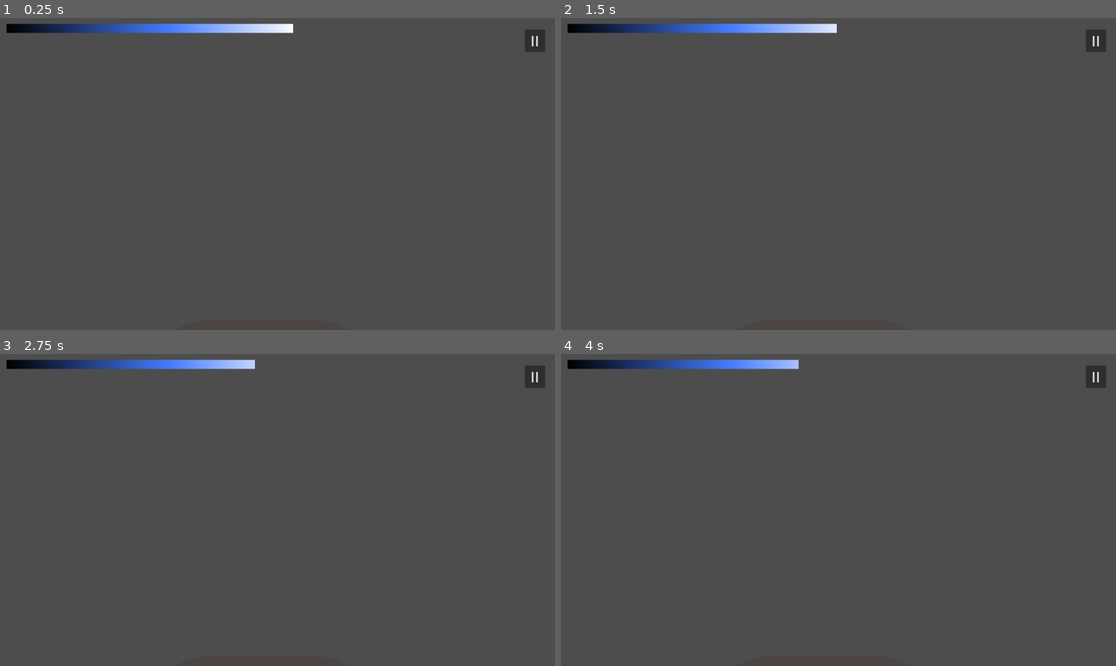
Above: before the commit, frames 1-4 (two rows, left to right).
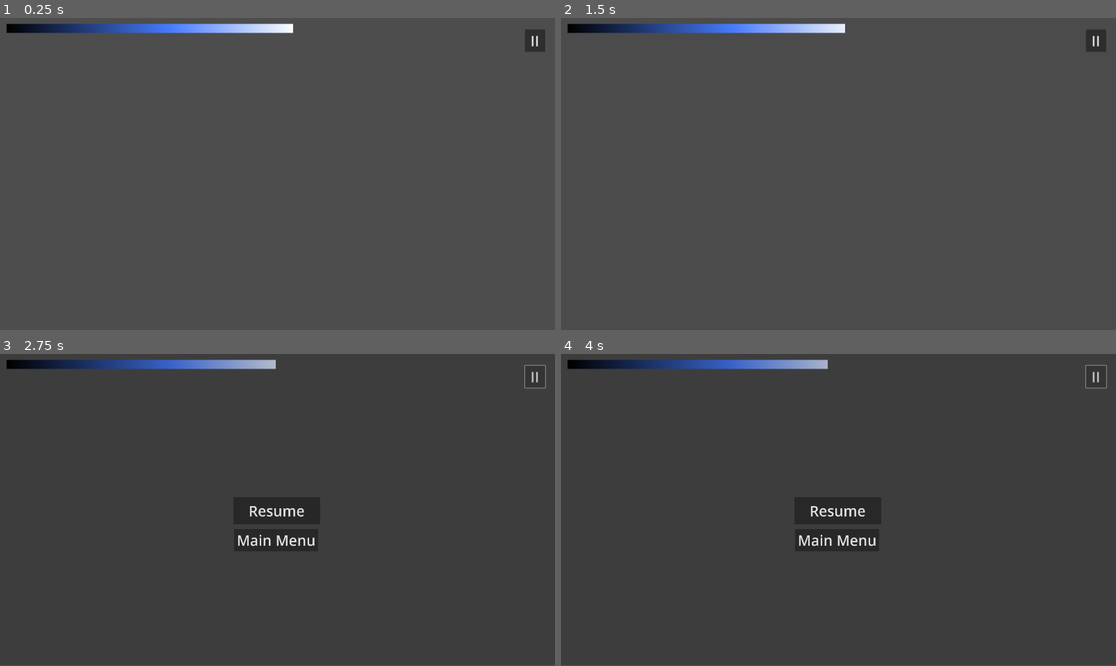
Above: after the commit, the same moments.

Repository: Inquisitor718/Casa-de-Penguin
Game: Godot game, scene res://Scenes/cocoa_splash.tscn
Same seed, same stepped clock (60 frames per second), same inputs: the game is played once before the commit and once after it. This scene is started directly instead of the project's main scene. The engine's default icon, where the game draws it, is replaced by a stand-in: a white triangle on a blue panel in a dark square.
Inputs (mouse positions are in pixels of both pictures, inside the frame that each line leads up to):
- Up to frame 1 (0.25 s): no input
- Up to frame 2 (1.5 s): click "II" at 0.5 s; click (838, 174) at 1.25 s, where only the run after the commit has a clickable "Resume"
- Up to frame 3 (2.75 s): click "II" at 2 s
- Up to frame 4 (4 s): click (838, 510) at 2.75 s, where only the run after the commit has a clickable "Resume"; click "II" at 3.5 s

The runs differ from the first frame. In frame 2, less than 0.1% of the frame differs, in the area x 49-52%, y 1-5%; in frame 3, 3.5%, in the area x 14-99%, y 1-64%; in frame 4, 3.4%.

Commit message:
cocoa wala transition

Diff:
--- a/casa-de-penguin/Scripts/cocoa_splash.gd
+++ b/casa-de-penguin/Scripts/cocoa_splash.gd
@@ -1,11 +1,42 @@
 extends CanvasLayer
+@onready var cocoa: ColorRect = $Cocoa
 
 
-# Called when the node enters the scene tree for the first time.
-func _ready() -> void:
-	pass # Replace with function body.
+var time := 0.0
 
+func _ready():
+	hide()  # hide initially
 
-# Called every frame. 'delta' is the elapsed time since the previous frame.
-func _process(delta: float) -> void:
-	pass
+func _process(delta):
+	time += delta
+	cocoa.material.set("shader_parameter/time", time)
+
+func play_transition(next_scene: String):
+	show()
+	cocoa.material.set("shader_parameter/fill", 0.0)
+
+	var tween = create_tween()
+
+	# 1️⃣ Chocolate fills
+	tween.tween_property(
+		cocoa.material,
+		"shader_parameter/fill",
+		1.0,
+		1.2
+	).set_trans(Tween.TRANS_SINE).set_ease(Tween.EASE_OUT)
+
+	# 2️⃣ Change scene at full fill
+	tween.tween_callback(func():
+		get_tree().change_scene_to_file(next_scene)
+	)
+
+	# 3️⃣ Chocolate drains
+	tween.tween_property(
+		cocoa.material,
+		"shader_parameter/fill",
+		0.0,
+		1.0
+	).set_trans(Tween.TRANS_SINE).set_ease(Tween.EASE_IN)
+
+	# 4️⃣ Hide transition
+	tween.tween_callback(hide)
--- a/casa-de-penguin/home.gd
+++ b/casa-de-penguin/home.gd
@@ -114,4 +114,6 @@
 
 
 func _on_kitchen_pressed() -> void:
-	get_tree().change_scene_to_file("res://Scenes/kitchen.tscn")
+	var transition_scene = preload("res://Scenes/cocoa_splash.tscn").instantiate()
+	get_tree().current_scene.add_child(transition_scene)
+	transition_scene.play_transition("res://Scenes/kitchen.tscn")
